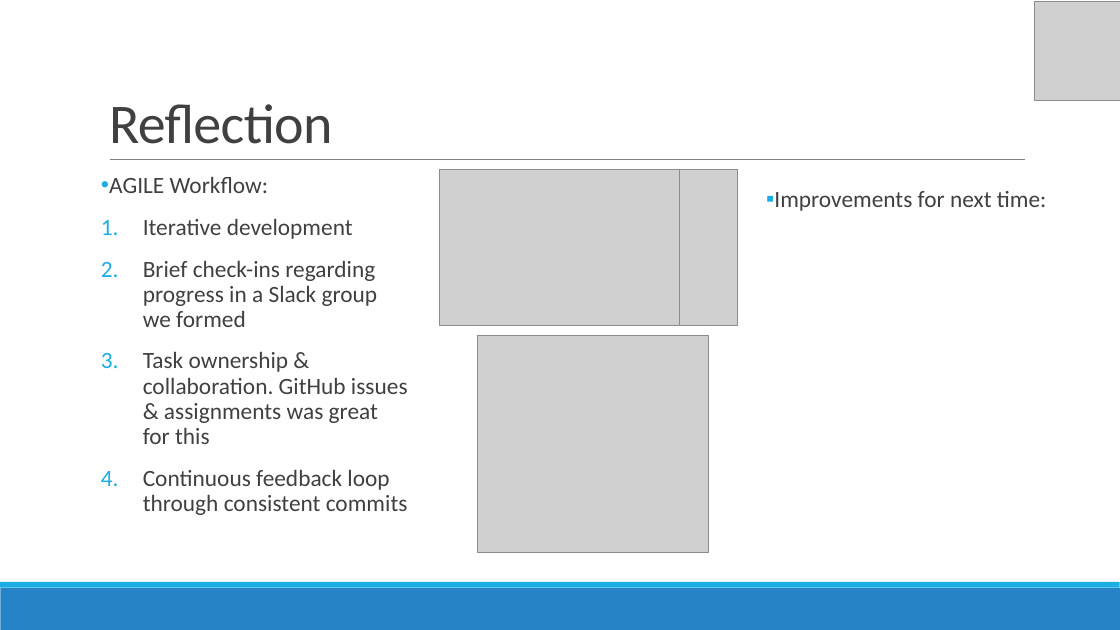
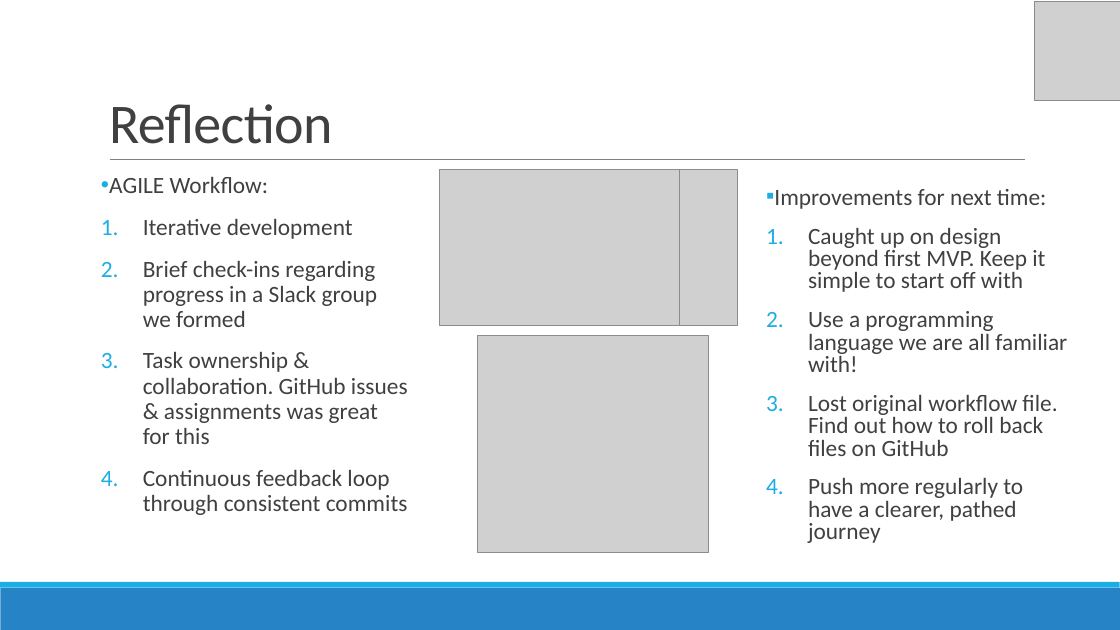
Before and after one commit to SchoolOfCode/week-1-hackathon-3ss, a slide deck: slide 2 of SoC Week 1 Hackathon slides.pptx. Drawn at 1120x630 pixels with LibreOffice and Linux fonts; fonts in the diff are those of the drawing; grey boxes stand for pictures. Boxes give left, top, right and bottom in pixels: in the first picture for what was removed or moved away, otherwise in the second. Text is boxed around its words. In the diff, an @@ line names an element or a change of style, - is before the commit and + after.

Commit message:
final presentation commit

```diff
--- a/SoC Week 1 Hackathon slides.pptx
+++ b/SoC Week 1 Hackathon slides.pptx
@@ text at (774,189,1046,209): line spacing 0.9 to 0.8 @@
@@ text at (808,228,1067,543): paragraphs added @@
+1. Caught up on design beyond first MVP. Keep it simple to start off with
+2. Use a programming language we are all familiar with!
+3. Lost original workflow file. Find out how to roll back files on GitHub
+4. Push more regularly to have a clearer, pathed journey
```
Also in this commit, not shown: 1 other slide changed, 1 slide removed, 1 other file.
